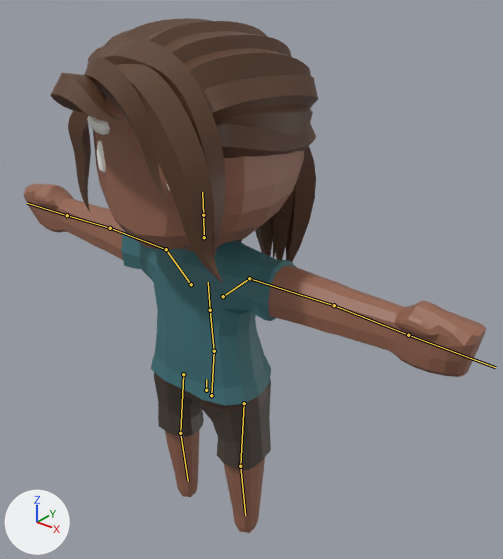
The glTF model life/assets/liza.glb as it was, and as the next commit left it.
Rendered twice from a 50 mm camera at (2.47, -2.66, 3.53) aimed at (0.03, 0.39, 1.64). Every picture has the same lights, and +X, +Y and +Z are marked at lower left. The older version comes first. The bones that change, and the others that lie on the model, are drawn over the model as lines.

In view in the first picture: 'Body'.
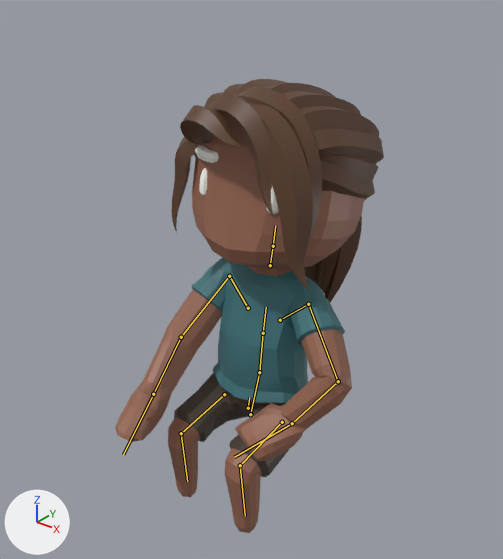
The newer file adds an action. The first version stands in its rest pose; the second is drawn at frame 19 of the action 'SitDown'.

Location of each change, (x1, y1, x2, y2) in pixels of the pictures (503 x 559 px):
'Body', posed (42% narrower, 12% shorter)
    before: (23, 18, 486, 533)
    after: (115, 79, 384, 533)
bone 'Body', root to tip
    before: (206, 390) to (206, 379)
    after: (248, 408) to (249, 397)
bone 'Head', root to tip
    before: (203, 215) to (202, 192)
    after: (273, 246) to (275, 225)
bone 'UpperArm.L', root to tip
    before: (249, 278) to (334, 305)
    after: (308, 304) to (338, 381)
bone 'LowerArm.L', root to tip
    before: (334, 305) to (408, 335)
    after: (338, 381) to (292, 423)
bone 'Fist.L', root to tip
    before: (408, 335) to (495, 367)
    after: (292, 423) to (234, 457)
bone 'Shoulder.R', root to tip
    before: (191, 284) to (166, 249)
    after: (248, 308) to (229, 276)
bone 'UpperArm.R', root to tip
    before: (166, 249) to (110, 228)
    after: (229, 276) to (181, 337)
bone 'LowerArm.R', root to tip
    before: (110, 228) to (67, 215)
    after: (181, 337) to (153, 394)
bone 'Fist.R', root to tip
    before: (67, 215) to (27, 203)
    after: (153, 394) to (123, 454)
bone 'UpperLeg.L', root to tip
    before: (244, 403) to (240, 466)
    after: (282, 422) to (240, 465)
bone 'LowerLeg.L', root to tip
    before: (240, 466) to (245, 515)
    after: (240, 465) to (245, 516)
bone 'UpperLeg.R', root to tip
    before: (183, 374) to (180, 433)
    after: (224, 394) to (181, 433)
bone 'LowerLeg.R', root to tip
    before: (180, 433) to (188, 481)
    after: (181, 433) to (187, 481)

Edits to the bpy script that builds the scene:
```text
Change bone_body:
    where bone_body = bpy.data.objects['CharacterArmature'].pose.bones['Body']  # child of 'Bone'
    bone_body.location: (0.0, 0.0, 0.0) -> (0.0, -0.37, -0.408)
    bone_body.rotation_quaternion: (1.0, 0.0, 0.0, 0.0) -> (0.995, -0.103, 0.0, 0.0)  # degrees (0, 0, 0) -> degrees (-12, 0, 0)
Change bone_head:
    where bone_head = bpy.data.objects['CharacterArmature'].pose.bones['Head']  # child of 'Neck'
    bone_head.rotation_quaternion: (1.0, 0.0, 0.0, 0.0) -> (1.0, 0.0, 0.023, 0.0)  # degrees (0, 0, 0) -> degrees (0, 3, 0)
Change bone_upperarm_l:
    where bone_upperarm_l = bpy.data.objects['CharacterArmature'].pose.bones['UpperArm.L']  # child of 'Shoulder.L'
    bone_upperarm_l.rotation_quaternion: (1.0, 0.0, 0.0, 0.0) -> (0.79, -0.259, 0.465, -0.304)  # degrees (0, 0, 0) -> degrees (-58, 35, -62)
Change bone_lowerarm_l:
    where bone_lowerarm_l = bpy.data.objects['CharacterArmature'].pose.bones['LowerArm.L']  # child of 'UpperArm.L'
    bone_lowerarm_l.rotation_quaternion: (1.0, 0.0, 0.0, 0.0) -> (0.731, 0.087, 0.349, -0.58)  # degrees (0, 0, 0) -> degrees (-21, 38, -84)
Change bone_fist_l:
    where bone_fist_l = bpy.data.objects['CharacterArmature'].pose.bones['Fist.L']  # child of 'LowerArm.L'
    bone_fist_l.rotation_quaternion: (1.0, 0.0, 0.0, 0.0) -> (0.841, 0.091, 0.512, 0.149)  # degrees (0, 0, 0) -> degrees (34, 56, 38)
Change bone_shoulder_r:
    where bone_shoulder_r = bpy.data.objects['CharacterArmature'].pose.bones['Shoulder.R']  # child of 'Torso'
    bone_shoulder_r.location: (0.0, 0.0, 0.0) -> (-0.006, 0.006, 0.0)
Change bone_upperarm_r:
    where bone_upperarm_r = bpy.data.objects['CharacterArmature'].pose.bones['UpperArm.R']  # child of 'Shoulder.R'
    bone_upperarm_r.rotation_quaternion: (1.0, 0.0, 0.0, 0.0) -> (0.751, -0.434, -0.21, 0.451)  # degrees (0, 0, 0) -> degrees (-58, 4, 60)
Change bone_lowerarm_r:
    where bone_lowerarm_r = bpy.data.objects['CharacterArmature'].pose.bones['LowerArm.R']  # child of 'UpperArm.R'
    bone_lowerarm_r.rotation_quaternion: (1.0, 0.0, 0.0, 0.0) -> (0.983, -0.007, -0.109, 0.147)  # degrees (0, 0, 0) -> degrees (-3, -12, 17)
Change bone_fist_r:
    where bone_fist_r = bpy.data.objects['CharacterArmature'].pose.bones['Fist.R']  # child of 'LowerArm.R'
    bone_fist_r.rotation_quaternion: (1.0, 0.0, 0.0, 0.0) -> (0.964, 0.0, -0.265, 0.0)  # degrees (0, 0, 0) -> degrees (0, -31, 0)
Change bone_upperleg_l:
    where bone_upperleg_l = bpy.data.objects['CharacterArmature'].pose.bones['UpperLeg.L']  # child of 'Body'
    bone_upperleg_l.rotation_quaternion: (1.0, 0.0, 0.0, 0.0) -> (0.851, -0.526, 0.0, 0.002)  # degrees (0, 0, 0) -> degrees (-63, 0, 0)
Change bone_lowerleg_l:
    where bone_lowerleg_l = bpy.data.objects['CharacterArmature'].pose.bones['LowerLeg.L']  # child of 'UpperLeg.L'
    bone_lowerleg_l.rotation_quaternion: (1.0, 0.0, 0.0, 0.0) -> (0.796, 0.605, 0.0, 0.0)  # degrees (0, 0, 0) -> degrees (74, 0, 0)
Change bone_upperleg_r:
    where bone_upperleg_r = bpy.data.objects['CharacterArmature'].pose.bones['UpperLeg.R']  # child of 'Body'
    bone_upperleg_r.rotation_quaternion: (1.0, 0.0, 0.0, 0.0) -> (0.851, -0.526, 0.0, -0.002)  # degrees (0, 0, 0) -> degrees (-63, 0, 0)
Change bone_lowerleg_r:
    where bone_lowerleg_r = bpy.data.objects['CharacterArmature'].pose.bones['LowerLeg.R']  # child of 'UpperLeg.R'
    bone_lowerleg_r.rotation_quaternion: (1.0, 0.0, 0.0, 0.0) -> (0.796, 0.605, 0.0, 0.0)  # degrees (0, 0, 0) -> degrees (74, 0, 0)
```
